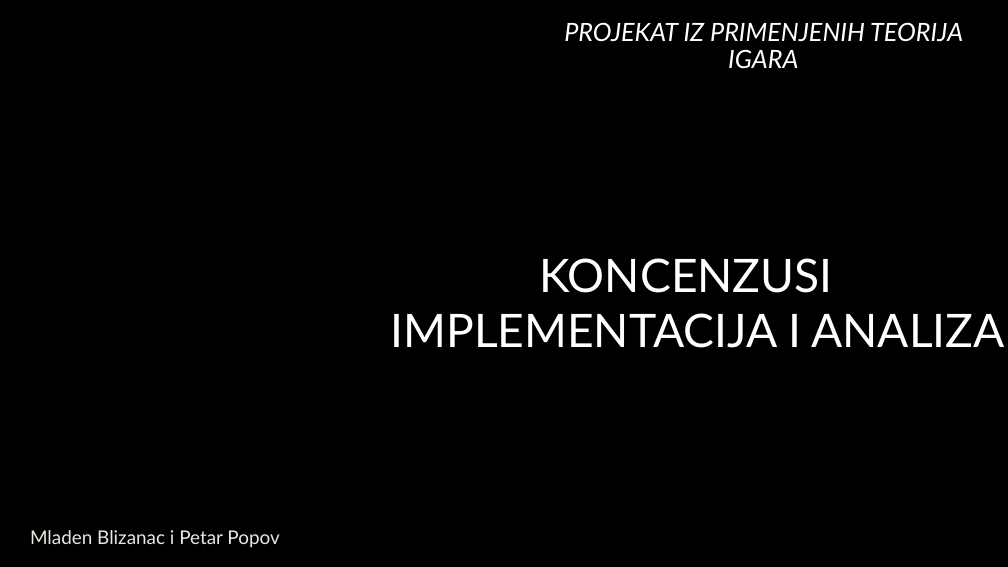
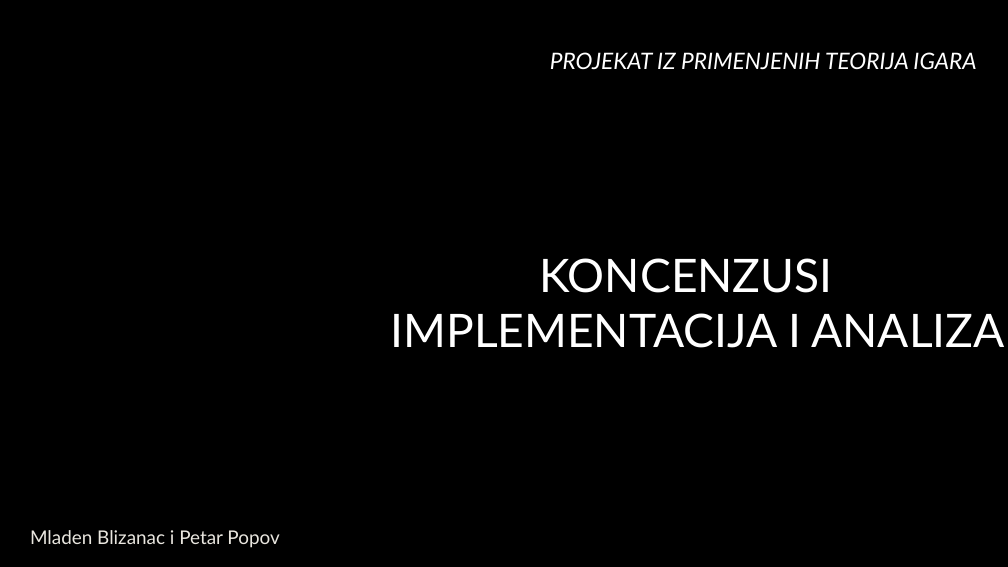
Before and after one commit to blizanac76/consensus-project, a slide deck: slide 1 of Projekat iz primenjenih teorija igara.pptx. Drawn at 1008x567 pixels with LibreOffice and Linux fonts; fonts in the diff are those of the drawing; background and template pictures are left out. Boxes give left, top, right and bottom in pixels: in the first picture for what was removed or moved away, otherwise in the second. Text is boxed around its words. In the diff, an @@ line names an element or a change of style, - is before the commit and + after.

```diff
--- a/Projekat iz primenjenih teorija igara.pptx
+++ b/Projekat iz primenjenih teorija igara.pptx
@@ title "PROJEKAT IZ PRIMENJENIH TEORIJA IGARA" at [550, 52, 976, 70]: size 24 to 21.6 pt @@
```
Also in this commit, not shown: 3 other slides changed, 6 slides added, 6 slides removed, 15 other files.
